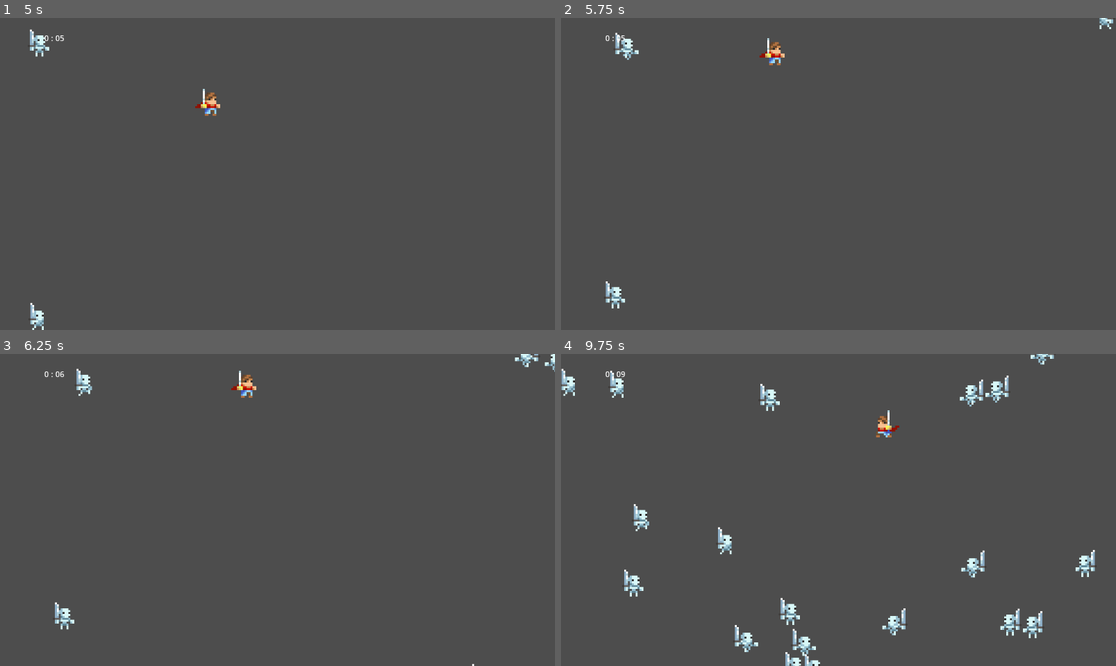
Above: before the commit, frames 1-4 (two rows, left to right).
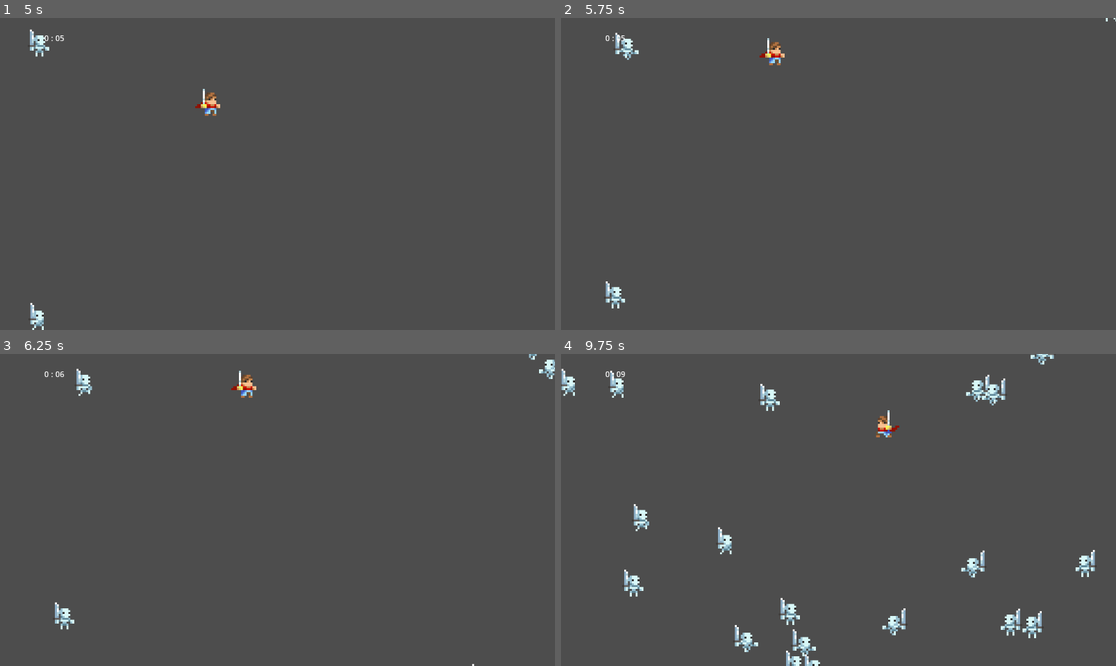
Above: after the commit, the same moments.

Repository: Infornographie/knighthood_survivor
Game: Godot game, scene res://scenes/test_scene.tscn
Same seed, same stepped clock (60 frames per second), same inputs: the game is played once before the commit and once after it.
Inputs:
- Up to frame 1 (5 s): hold W (up) 0.53-2.03 s; hold A (left) 2.03-3.53 s; hold S (down) 3.53-4.28 s; hold D (right) from 4.28 s (still down)
- Up to frame 2 (5.75 s): release D (right) at 5.03 s; hold W (up) from 5.03 s (still down)
- Up to frame 3 (6.25 s): release W (up) at 5.78 s; hold D (right) from 5.78 s (still down)
- Up to frame 4 (9.75 s): release D (right) at 8.03 s; hold S (down) 8.03-8.78 s; hold A (left) 8.78-9.53 s; hold W (up) from 9.53 s (still down)

Frame 1 is identical in both runs. In frame 2, less than 0.1% of the frame differs, in the area x 96-100%, y 0-4%; in frame 3, 0.2%; in frame 4, 0.7%, in the area x 40-87%, y 6-100%.

Commit message:
Hitbox
-Hitboxes corrections

Diff:
--- a/scenes/enemy.tscn
+++ b/scenes/enemy.tscn
@@ -86,8 +86,9 @@
 "speed": 5.0
 }]
 
-[sub_resource type="RectangleShape2D" id="RectangleShape2D_4ra3w"]
-size = Vector2(33, 46)
+[sub_resource type="CapsuleShape2D" id="CapsuleShape2D_md0e3"]
+radius = 16.0
+height = 42.0
 
 [node name="Enemy" type="CharacterBody2D" unique_id=1137173336]
 collision_layer = 2
@@ -102,5 +103,5 @@
 offset = Vector2(0, -10)
 
 [node name="CollisionShape2D" type="CollisionShape2D" parent="." unique_id=1527258182]
-position = Vector2(1.5, -3)
-shape = SubResource("RectangleShape2D_4ra3w")
+position = Vector2(0, -1)
+shape = SubResource("CapsuleShape2D_md0e3")
--- a/scenes/player.tscn
+++ b/scenes/player.tscn
@@ -90,6 +90,7 @@
 size = Vector2(20, 20)
 
 [sub_resource type="RectangleShape2D" id="RectangleShape2D_qhqgy"]
+size = Vector2(28, 48)
 
 [node name="Player" type="CharacterBody2D" unique_id=1921260050]
 script = ExtResource("1_3vyb7")
@@ -106,4 +107,5 @@
 texture = SubResource("PlaceholderTexture2D_g2els")
 
 [node name="CollisionShape2D" type="CollisionShape2D" parent="." unique_id=1065807352]
+position = Vector2(2, -4)
 shape = SubResource("RectangleShape2D_qhqgy")
Renamed: EnemyType.gd -> scenes/EnemyType.gd
Renamed: EnemyType.gd.uid -> scenes/EnemyType.gd.uid
